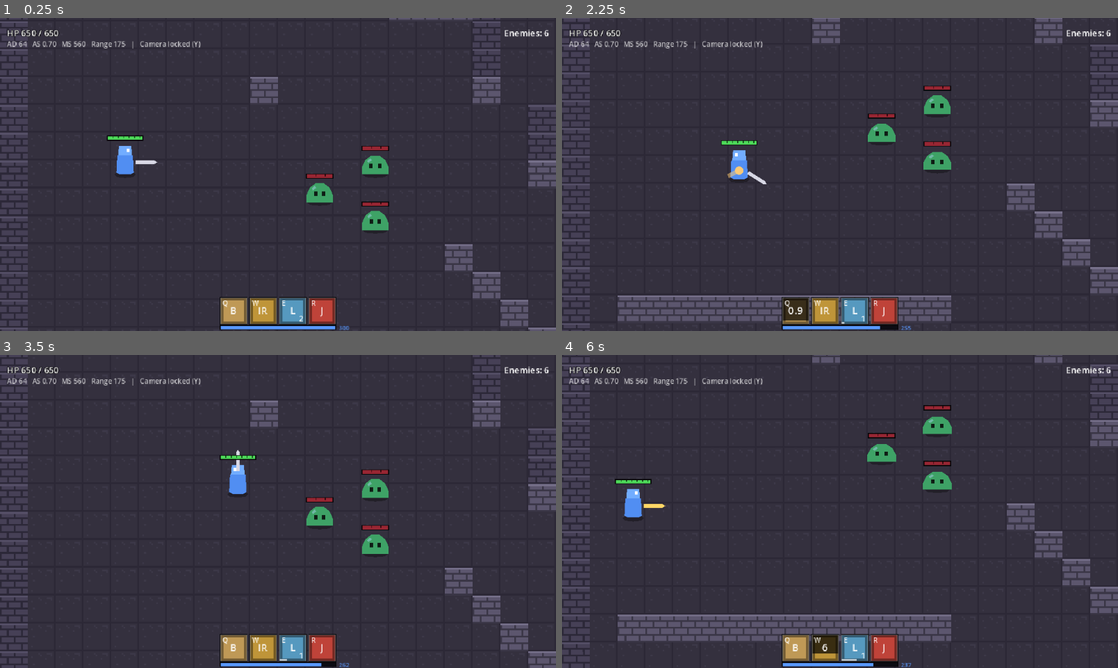
Above: before the commit, frames 1-4 (two rows, left to right).
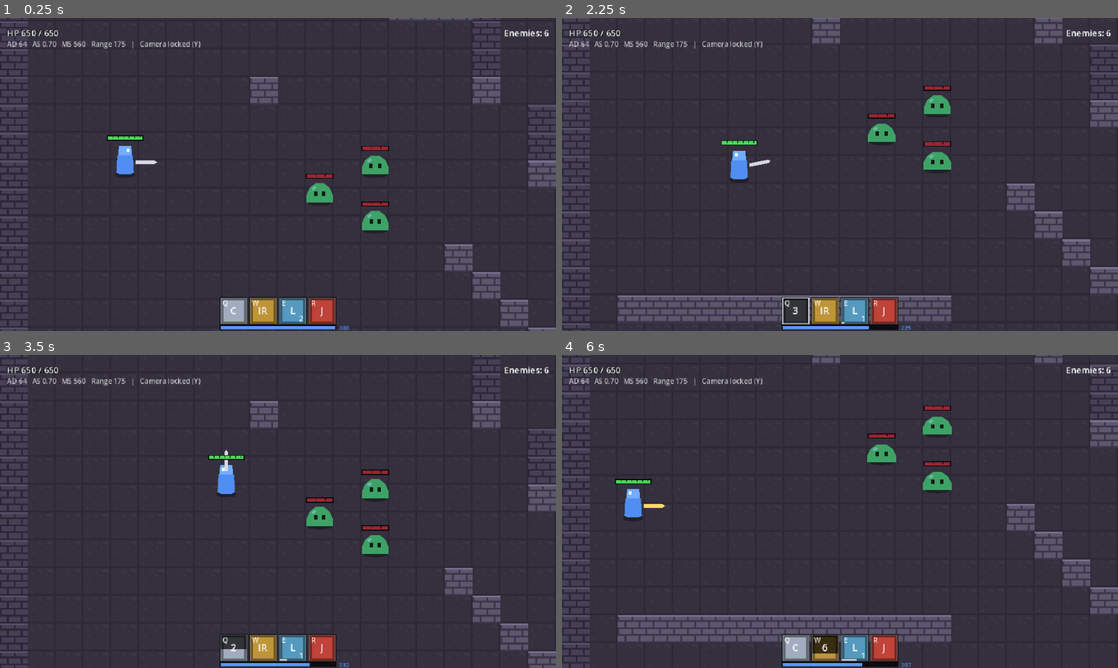
Above: after the commit, the same moments.

Repository: RyanAndrewsJR/uhgame
Game: Godot game, scene res://scenes/sandbox_main.tscn
The game is run twice, just before and just after one commit, with the same random seed, the same clock (stepped at 60 frames per second) and the same inputs. This scene is started directly instead of the project's main scene.
Inputs (mouse positions are in pixels of both pictures, inside the frame that each line leads up to):
- Up to frame 1 (0.25 s): no input
- Up to frame 2 (2.25 s): tap Enter at 0.5 s; move the mouse to (962, 158) at 0.52 s; hold D (move_right) 0.53-1.28 s; click (962, 158) at 0.6 s; move the mouse to (728, 190) at 1.27 s; hold S (move_down) 1.28-2.03 s; tap E (ability_e) at 1.35 s; click (728, 190) at 1.55 s; move the mouse to (895, 105) at 2.02 s; hold D (move_right) from 2.03 s (still down); tap Q (ability_q) at 2.1 s
- Up to frame 3 (3.5 s): click (333, 442) at 2.3 s; move the mouse to (250, 574) at 2.77 s; release D (move_right) at 2.78 s; hold W (move_up) from 2.78 s (still down); tap R (ability_r) at 2.85 s; click (250, 574) at 3.05 s
- Up to frame 4 (6 s): move the mouse to (1006, 558) at 3.52 s; release W (move_up) at 3.53 s; hold A (move_left) 3.53-5.03 s; right-click (1006, 558) at 3.6 s; click (1006, 558) at 3.8 s; move the mouse to (673, 464) at 4.27 s; click (673, 464) at 4.35 s; move the mouse to (867, 511) at 5.02 s; hold S (move_down) 5.03-5.78 s; hold C (camera_center) 5.03-5.78 s; click (867, 511) at 5.3 s; move the mouse to (756, 433) at 5.77 s; hold D (move_right) from 5.78 s (still down); tap Down (camera_down) at 5.85 s

The runs differ from the first frame. In frame 1, 0.4% of the frame differs, in the area x 39-45%, y 89-98%; in frame 2, 0.5%; in frame 3, 1.4%; in frame 4, 1.6%, in the area x 0-100%, y 0-100%.

Commit message:
ABILITIES AB9: forms

Diff:
--- a/game/scenes/rooms/sandbox.tscn
+++ b/game/scenes/rooms/sandbox.tscn
@@ -4,7 +4,6 @@
 [ext_resource type="TileSet" uid="uid://cjrv70ikc2a4t" path="res://tilesets/dungeon_tileset.tres" id="2_tiles"]
 [ext_resource type="PackedScene" path="res://scenes/enemies/slime.tscn" id="3_slime"]
 [ext_resource type="PackedScene" path="res://scenes/enemies/slime_elite.tscn" id="4_elite"]
-[ext_resource type="Resource" path="res://data/abilities/test_q_bolt.tres" id="9_3cgak"]
 [ext_resource type="Script" uid="uid://bm2nj8633t50a" path="res://scripts/rooms/sandbox_reactions.gd" id="90_reactions"]
 [ext_resource type="Resource" uid="uid://dybd2xurulns1" path="res://data/reactions/reaction_shatter.tres" id="91_shatter"]
 [ext_resource type="Script" uid="uid://4jx6fbr85xri" path="res://scripts/data/reaction_rule.gd" id="92_rule"]
@@ -53,4 +52,3 @@
 
 [node name="SandboxAbilities" type="Node" parent="." unique_id=258340338]
 script = ExtResource("93_abilities")
-test_q = ExtResource("9_3cgak")
--- a/game/scripts/components/status_component.gd
+++ b/game/scripts/components/status_component.gd
@@ -4,9 +4,10 @@
 ## hastes, damage over time. A child of the Unit (Unit.status_component).
 ##
 ## Applying one adds its StatModifiers (source &"status_<id>"), its move and
-## attack locks (lock id = the status id), its VFX, and starts its timer and
-## DoT ticks. Removing it (timer, remove_status(), death) takes all of that
-## back. Timers run in game time (_physics_process), so they follow hitstop
+## attack locks (lock id = the status id), its VFX, its reaction rules and
+## augments (ABILITIES AB8, AB9), and starts its timer and DoT ticks. Removing
+## it (timer, remove_status(), death) takes all of that back. A form (tagged
+## &"form") removes any other form first: one at a time. Timers run in game time (_physics_process), so they follow hitstop
 ## and pausing.
 ##
 ## Re-applying follows the status's stack_rule. Tenacity shortens &"cc"
@@ -75,6 +76,8 @@
 		return false
 	var active: ActiveStatus = _active.get(effect.id)
 	if active == null:
+		if effect.is_form():
+			_remove_other_forms(effect.id)   # one form at a time (ABILITIES AB9)
 		active = ActiveStatus.new()
 		active.stack_times.append(duration)
 		active.stack_shields.append(effect.shield_amount)
@@ -90,10 +93,12 @@
 					active.stack_times[0] = duration
 				active.stack_shields[0] = maxf(active.stack_shields[0], effect.shield_amount)   # the bigger shield
 			StatusEffect.StackRule.REFRESH:
-				_stop(active)
+				# The same status refreshed keeps its augments: its slots don't flicker.
+				var same := active.effect == effect
+				_stop(active, same)
 				active.stack_times = [duration]
 				active.stack_shields = [effect.shield_amount]
-				_start(active, effect, source)
+				_start(active, effect, source, same)
 			StatusEffect.StackRule.STACK:
 				if active.stack_times.size() < maxi(active.effect.max_stacks, 1):
 					active.stack_times.append(duration)
@@ -310,8 +315,9 @@
 
 # --- Internals ----------------------------------------------------------------
 
-## Adds what the status gives: modifiers, locks, VFX, DoT snapshot.
-func _start(active: ActiveStatus, effect: StatusEffect, source: Unit) -> void:
+## Adds what the status gives: modifiers, locks, VFX, DoT snapshot, rules,
+## augments (kept_augments: they're still on from a refresh).
+func _start(active: ActiveStatus, effect: StatusEffect, source: Unit, kept_augments: bool = false) -> void:
 	active.effect = effect
 	active.source = source
 	active.tick_amount = _snapshot_tick(effect, source)
@@ -327,10 +333,14 @@
 	for rule in effect.reaction_rules:   # ABILITIES AB8
 		if rule is ReactionRule:
 			unit.add_reaction_rule(rule, effect.get_source_id())
-
-
-## Takes back what _start() added.
-func _stop(active: ActiveStatus) -> void:
+	if not kept_augments and not effect.augments.is_empty() and unit.abilities != null:   # ABILITIES AB9
+		for augment in effect.augments:
+			if augment is AbilityAugment:
+				unit.abilities.add_augment(augment, effect.get_source_id())
+
+
+## Takes back what _start() added (keep_augments: a refresh of the same status).
+func _stop(active: ActiveStatus, keep_augments: bool = false) -> void:
 	var effect := active.effect
 	if is_instance_valid(unit) and unit.stats_component != null:
 		unit.stats_component.remove_modifiers_from(effect.get_source_id())
@@ -341,9 +351,19 @@
 			unit.attack.remove_lock(effect.id)
 		if not effect.reaction_rules.is_empty():
 			unit.remove_reaction_rules_from(effect.get_source_id())
+		if not keep_augments and not effect.augments.is_empty() and is_instance_valid(unit.abilities):
+			unit.abilities.remove_augments_from(effect.get_source_id())
 	if is_instance_valid(active.vfx):
 		active.vfx.queue_free()
 	active.vfx = null
+
+
+## Removes every form except `keep_id` (applying a form; ABILITIES AB9).
+func _remove_other_forms(keep_id: StringName) -> void:
+	for id: StringName in _active.keys():
+		var active: ActiveStatus = _active.get(id)
+		if active != null and id != keep_id and active.effect.is_form():
+			remove_status(id)
 
 
 ## The status's modifiers, once per stack, under its source id.
--- a/game/scripts/data/status_effect.gd
+++ b/game/scripts/data/status_effect.gd
@@ -38,6 +38,14 @@
 ## MovementComponent preloads status .tres files while scripts compile, and a
 ## ReactionRule type here would pull GameplayEffect and Unit into that cycle.
 @export var reaction_rules: Array[Resource] = []
+
+@export_group("Augments")
+## AbilityAugment resources on the unit's AbilityComponent while this status is
+## active, under get_source_id() (ABILITIES AB9). A form is a status tagged
+## &"form" whose REPLACE augments swap several slots at once; applying one
+## removes any other form. Typed as Resource for the same preload cycle as
+## reaction_rules.
+@export var augments: Array[Resource] = []
 
 @export_group("Blocks")
 @export var blocks_move: bool = false
@@ -86,6 +94,11 @@
 	return tags.has(&"cc")
 
 
+## A form (ABILITIES AB9): one at a time per unit.
+func is_form() -> bool:
+	return tags.has(&"form")
+
+
 func is_shield() -> bool:
 	return shield_amount > 0.0
 
--- a/game/scripts/tests/abilities_test.gd
+++ b/game/scripts/tests/abilities_test.gd
@@ -114,6 +114,7 @@
 	await _test_gameplay_effects()
 	await _test_free_casts()
 	await _test_fake_item()
+	await _test_forms()
 	print("=== %d passed, %d failed ===\n" % [_passed, _failed])
 
 	# A sound still playing at quit prints a harmless leak warning (AUDIO.md).
@@ -1949,6 +1950,133 @@
 	ab.q = original_q
 
 
+# --- AB9 ------------------------------------------------------------------------
+
+## A form status: tagged form, until removed, refreshed on re-apply.
+func _form(id: StringName, augments: Array[Resource]) -> StatusEffect:
+	var s := StatusEffect.new()
+	s.id = id
+	s.tags = [&"form", &"buff"]
+	s.duration = -1.0
+	s.stack_rule = StatusEffect.StackRule.REFRESH
+	s.augments = augments
+	return s
+
+
+func _test_forms() -> void:
+	_section("AB9: forms")
+	var ab := knight.abilities
+	var statuses := knight.status_component
+	var original_q: Ability = await _setup_strike()
+	var original_e := ab.e
+	ab.e = LUNGE
+	var q_variant: Ability = BOLT.duplicate()
+	q_variant.id = &"test_form_bolt"
+	q_variant.variant_of = &"test_strike"
+	var e_variant: Ability = STRIKE.duplicate()
+	e_variant.id = &"test_form_strike"
+	e_variant.variant_of = LUNGE.id
+	var swap_q := _augment(&"test_form_q", AbilityAugment.Kind.REPLACE, &"ability:test_strike")
+	swap_q.replacement = q_variant
+	var swap_e := _augment(&"test_form_e", AbilityAugment.Kind.REPLACE, StringName("ability:" + LUNGE.id))
+	swap_e.replacement = e_variant
+	var form := _form(&"test_form_a", [swap_q, swap_e])
+	var dummy := _dummy_at(Vector2(100, 0))
+	dummy.stats_component.add_modifier(StatModifier.create(&"max_health", StatModifier.Type.FLAT, 3000.0, &"test_tough"))
+	var changes := [0]
+	var on_changed := func(_slot: StringName) -> void: changes[0] += 1
+	ab.augments_changed.connect(on_changed)
+	var w_before := ab.get_ability(&"w")
+	var r_before := ab.get_ability(&"r")
+
+	statuses.apply_status(form, knight)
+	_check("a form swaps Q and E; W, R and the q / e exports are unchanged",
+		[ab.get_ability(&"q") == q_variant, ab.get_ability(&"e") == e_variant, ab.get_ability(&"w") == w_before,
+			ab.get_ability(&"r") == r_before, ab.q == STRIKE, ab.e == LUNGE],
+		[true, true, true, true, true, true])
+	_check("the slots report the change, and the form's augments are on Q and E",
+		[changes[0] > 0, ab.get_augments(&"q").has(swap_q), ab.get_augments(&"e").has(swap_e)], [true, true, true])
+
+	# Cooldowns are per slot: they carry across.
+	ab.try_cast(&"q", dummy.global_position)
+	await _wait_until(func() -> bool: return not _projectiles().is_empty(), 20)
+	_check("in the form, Q fires the bolt", _projectiles().size(), 1)
+	await _wait_until(func() -> bool: return not ab.casting, 30)
+	var left := ab.get_cooldown_left(&"q")
+	statuses.remove_status(&"test_form_a")
+	_check("removing the form restores Q and E exactly",
+		[ab.get_ability(&"q") == STRIKE, ab.get_ability(&"e") == LUNGE, ab.get_augments(&"q").is_empty(), ab.get_augments(&"e").is_empty()],
+		[true, true, true, true])
+	_check("the cooldown carries across: the strike waits for the same time", [left > 0.0, ab.is_ready(&"q"), ab.get_cooldown_left(&"q") == left],
+		[true, false, true])
+	statuses.apply_status(form, knight)
+	_check("and back into the form: still the same cooldown", [ab.get_ability(&"q") == q_variant, ab.get_cooldown_left(&"q") == left], [true, true])
+	await _wait_until(func() -> bool: return _projectiles().is_empty(), 60)
+
+	# One form at a time.
+	var other_q: Ability = STRIKE.duplicate()
+	other_q.id = &"test_form_other"
+	other_q.variant_of = &"test_strike"
+	var swap_q_b := _augment(&"test_form_b_q", AbilityAugment.Kind.REPLACE, &"ability:test_strike")
+	swap_q_b.replacement = other_q
+	var form_b := _form(&"test_form_b", [swap_q_b])
+	statuses.apply_status(form_b, knight)
+	_check("applying another form removes the first",
+		[statuses.has_status(&"test_form_a"), statuses.has_status(&"test_form_b"), ab.get_ability(&"q") == other_q, ab.get_ability(&"e") == LUNGE],
+		[false, true, true, true])
+	_check("no REPLACE of the old form is left (none disabled)", ab.get_disabled_augments(&"q").size(), 0)
+	statuses.apply_status(STATUS_SLOW, knight, 0.5)
+	_check("a status that isn't a form leaves the form on", [statuses.has_status(&"test_form_b"), ab.get_ability(&"q") == other_q], [true, true])
+	statuses.remove_status(STATUS_SLOW.id)
+	statuses.remove_status(&"test_form_b")
+
+	# Re-applying the same form refreshes it without a flicker.
+	statuses.apply_status(form, knight)
+	changes[0] = 0
+	statuses.apply_status(form, knight)
+	_check("re-applying the same form: still on, the slots never changed", [ab.get_ability(&"q") == q_variant, changes[0]], [true, 0])
+	statuses.remove_status(&"test_form_a")
+	_check("then removing it once restores everything", [ab.get_ability(&"q") == STRIKE, ab.get_ability(&"e") == LUNGE], [true, true])
+
+	# A form that runs out, and one cleared (death clears every status).
+	statuses.apply_status(form, knight, 0.2)
+	await _frames(20)
+	_check("a form that runs out restores the slots",
+		[statuses.has_status(&"test_form_a"), ab.get_ability(&"q") == STRIKE, ab.get_ability(&"e") == LUNGE], [false, true, true])
+	statuses.apply_status(form, knight)
+	statuses.clear()
+	_check("clearing statuses (death) restores the slots", [ab.get_ability(&"q") == STRIKE, ab.get_ability(&"e") == LUNGE], [true, true])
+
+	# A form applied mid-cast: that cast finishes as the strike.
+	var hits: Array[HitContext] = []
+	var on_hit := func(ctx: HitContext) -> void:
+		if ctx.ability != null and ctx.source == knight:
+			hits.append(ctx)
+	Events.unit_hit.connect(on_hit)
+	ab.reset_cooldown(&"q")
+	await _wait_until(func() -> bool: return ab.can_cast(&"q"), 200)
+	ab.try_cast(&"q", dummy.global_position)
+	await _frames(3)
+	statuses.apply_status(form, knight)
+	await _wait_until(func() -> bool: return not ab.casting, 30)
+	await _frames(1)
+	_check("a form applied mid-cast: that cast finishes as the strike (no bolt)",
+		[hits.size(), hits[0].ability == STRIKE if hits.size() > 0 else false, _projectiles().size()], [1, true, 0])
+	_check("and the slot shows the form's ability after", ab.get_ability(&"q") == q_variant, true)
+	Events.unit_hit.disconnect(on_hit)
+	statuses.remove_status(&"test_form_a")
+
+	# A unit without an AbilityComponent can carry a form (nothing to swap).
+	_check("a unit without abilities takes a form without an error", [dummy.abilities == null, dummy.status_component.apply_status(form)], [true, true])
+	dummy.status_component.remove_status(&"test_form_a")
+
+	ab.augments_changed.disconnect(on_changed)
+	dummy.queue_free()
+	await _frames(20)
+	ab.q = original_q
+	ab.e = original_e
+
+
 func _wall_at(pos: Vector2, size: Vector2) -> StaticBody2D:
 	var wall := StaticBody2D.new()
 	wall.collision_layer = 1
Not shown, changed: CLAUDE.md
Not shown, changed: docs/ABILITIES.md
Not shown, changed: docs/CHANGELOG.md
Not shown, changed: docs/DECISIONS.md
